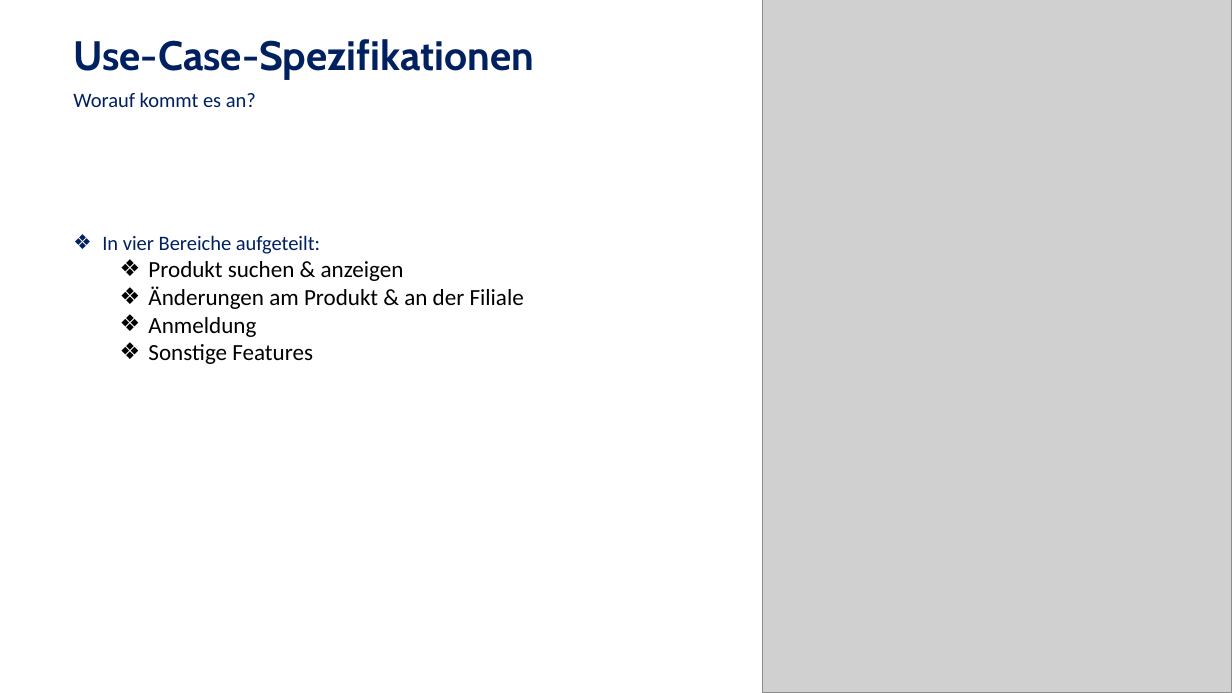
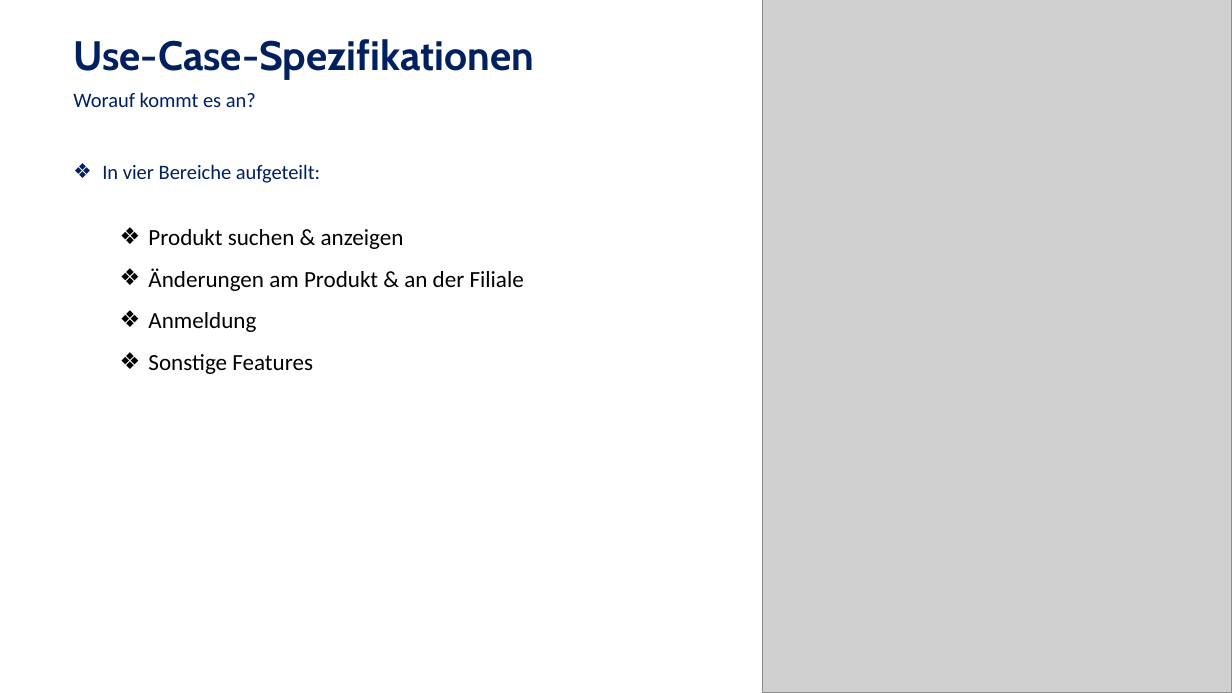
Before and after one commit to DaM1eN02/product-navigator-back-end, a slide deck: slide 9 of Fallstudie/Zwischenpräsentation.pptx (slide 8 before the commit). Drawn at 1232x693 pixels with LibreOffice and Linux fonts; fonts in the diff are those of the drawing; grey boxes stand for pictures. Boxes give left, top, right and bottom in pixels: in the first picture for what was removed or moved away, otherwise in the second. Text is boxed around its words. In the diff, an @@ line names an element or a change of style, - is before the commit and + after.

```diff
--- a/Fallstudie/Zwischenpräsentation.pptx
+++ b/Fallstudie/Zwischenpräsentation.pptx
@@ text "In vier Bereiche aufgeteilt:": place and size @@
-text "In vier Bereiche aufgeteilt:" at box(102, 235, 524, 364)
+text "In vier Bereiche aufgeteilt:" at box(102, 164, 524, 374)
@@ text at box(148, 229, 524, 374): line spacing 1 to 1.5 @@
```
Also in this commit, not shown: 7 other slides changed, 9 slides added.
